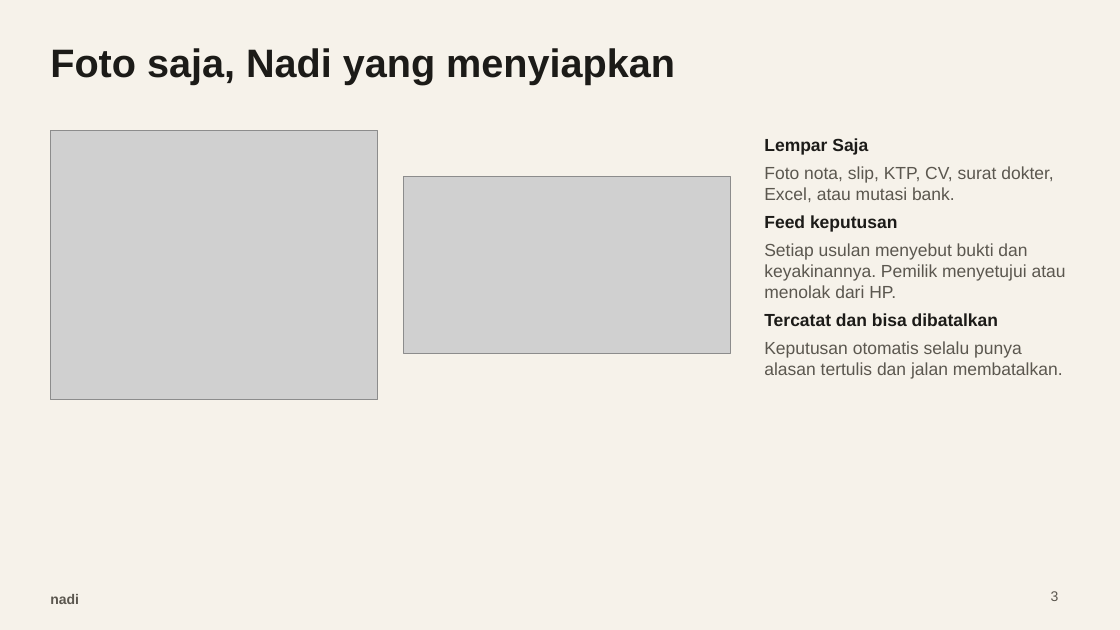
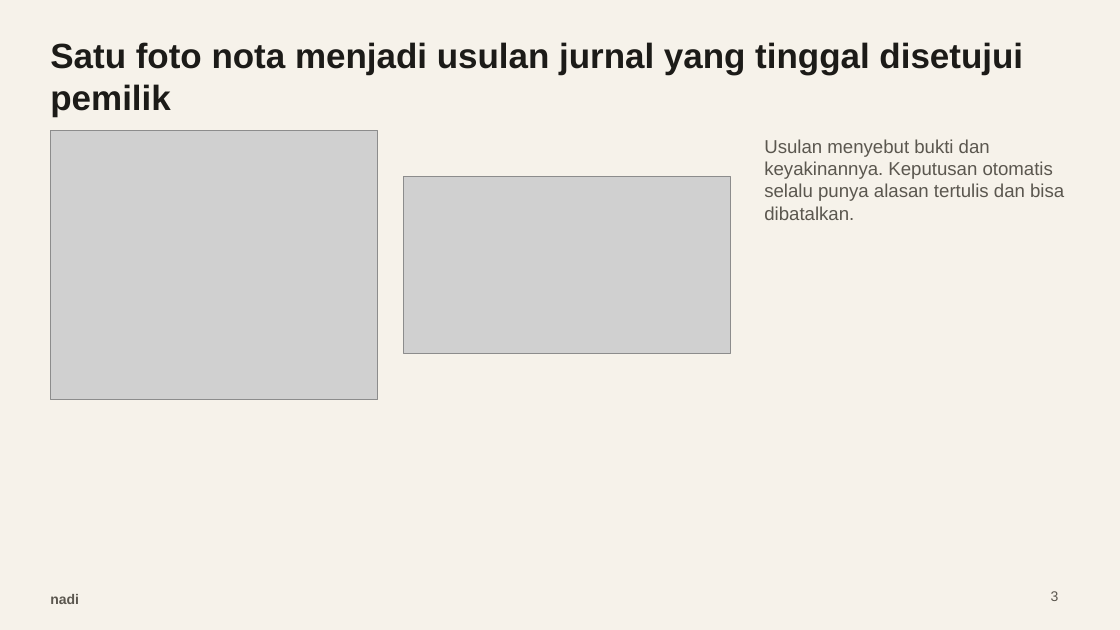
Before and after one commit to Tristan-tech-ai/nadi, a slide deck: slide 3 of docs/bisnis/pitch-deck.pptx. Drawn at 1120x630 pixels with LibreOffice and Linux fonts; fonts in the diff are those of the drawing; grey boxes stand for pictures. Boxes give left, top, right and bottom in pixels: in the first picture for what was removed or moved away, otherwise in the second. Text is boxed around its words. In the diff, an @@ line names an element or a change of style, - is before the commit and + after.

Commit message:
D-22 pitch deck assertion-evidence: judul kalimat klaim, bagan harga sebagai bukti, tanpa poin

```diff
--- a/docs/bisnis/pitch-deck.pptx
+++ b/docs/bisnis/pitch-deck.pptx
@@ title at <box>50,42,1023,117</box>: text changed; size 34 to 30 pt @@
-Foto saja, Nadi yang menyiapkan
+Satu foto nota menjadi usulan jurnal yang tinggal disetujui pemilik
@@ text at <box>764,139,1064,220</box>: text changed; size 15 to 16 pt @@
-Lempar Saja
-Foto nota, slip, KTP, CV, surat dokter, Excel, atau mutasi bank.
-Feed keputusan
-Setiap usulan menyebut bukti dan keyakinannya. Pemilik menyetujui atau menolak dari HP.
-Tercatat dan bisa dibatalkan
-Keputusan otomatis selalu punya alasan tertulis dan jalan membatalkan.
+Usulan menyebut bukti dan keyakinannya. Keputusan otomatis selalu punya alasan tertulis dan bisa dibatalkan.
```
Also in this commit, not shown: 8 other slides changed, 3 other files.
